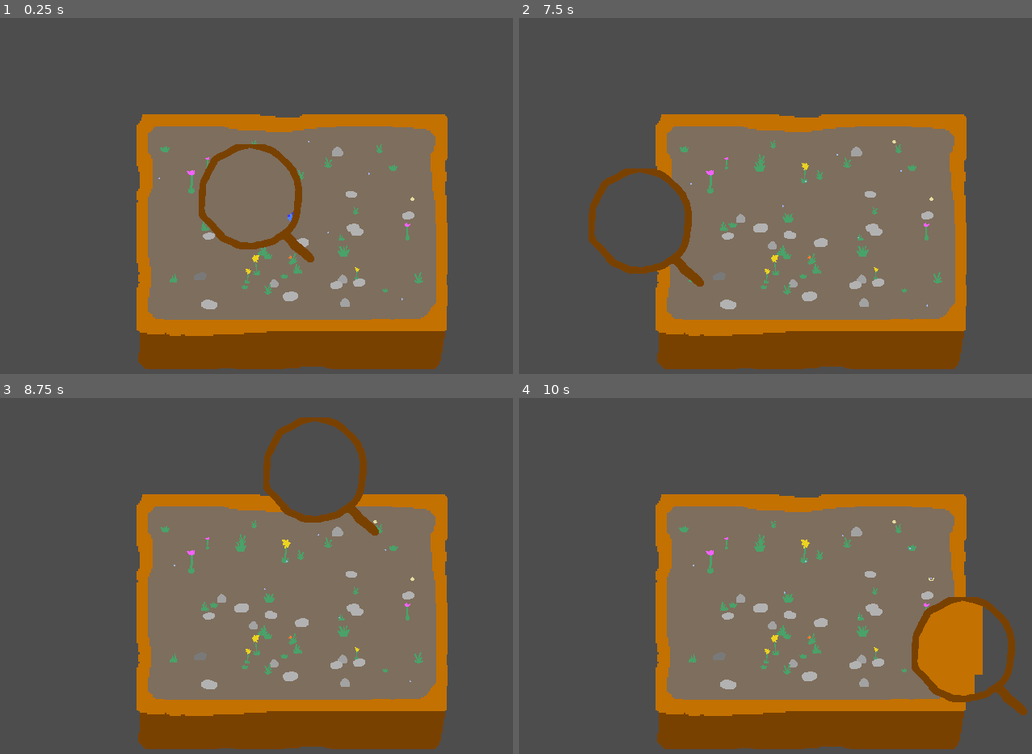
Above: before the commit, frames 1-4 (two rows, left to right).
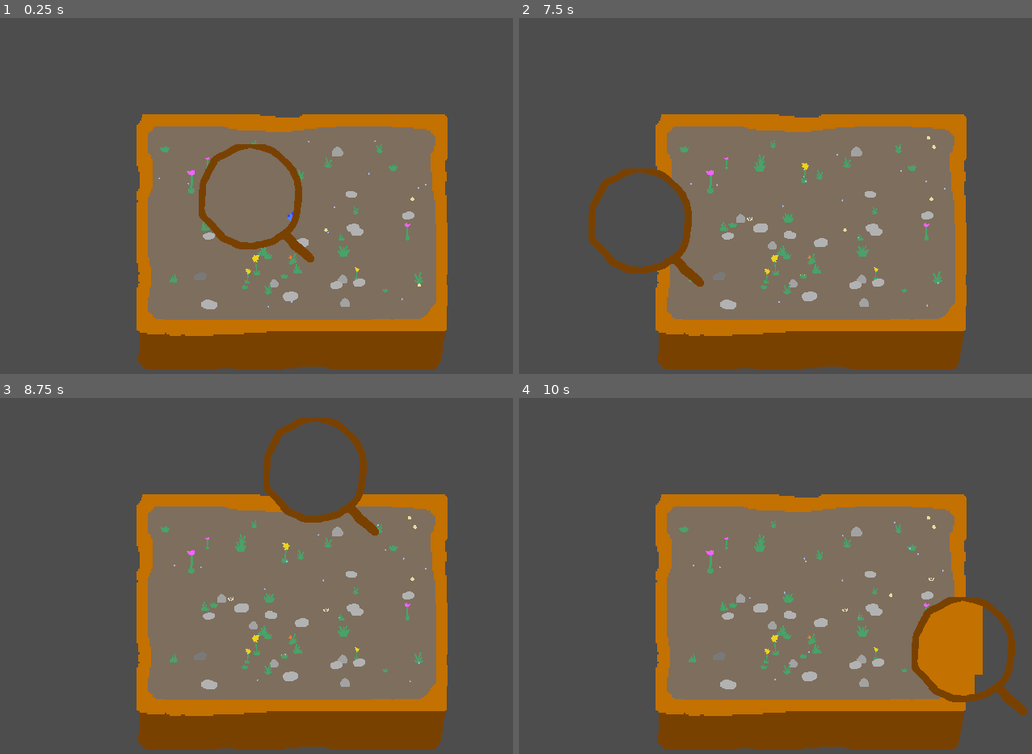
Above: after the commit, the same moments.

Repository: martindzejky/pot-life
Game: Godot game, scene res://main.tscn
Two runs of this game, one before a commit and one after it. Both use one fixed random seed, a clock stepped at 60 frames per second and the inputs below. Sound files missing from this copy of the repository are replaced by a short silence.
Inputs (mouse positions are in pixels of both pictures, inside the frame that each line leads up to):
- Up to frame 1 (0.25 s): no input
- Up to frame 2 (7.5 s): tap Enter at 0.5, 2, 3.5 s; move the mouse to (955, 217) at 0.52 s; tap Space at 1.25, 2.75, 4.25 s; move the mouse to (683, 267) at 1.27 s; move the mouse to (878, 135) at 2.02 s; move the mouse to (780, 338) at 2.77 s; move the mouse to (1006, 313) at 3.52 s; move the mouse to (616, 167) at 4.27 s; move the mouse to (842, 242) at 5.02 s; move the mouse to (713, 121) at 5.77 s; move the mouse to (955, 217) at 6.52 s; move the mouse to (683, 267) at 7.27 s
- Up to frame 3 (8.75 s): move the mouse to (359, 515) at 8.02 s
- Up to frame 4 (10 s): move the mouse to (780, 718) at 8.77 s; move the mouse to (1006, 693) at 9.52 s

The runs differ from the first frame. In frame 1, less than 0.1% of the frame differs, in the area x 36-84%, y 34-82%; in frame 2, less than 0.1%; in frame 3, less than 0.1%; in frame 4, less than 0.1%, in the area x 39-83%, y 33-80%.

Commit message:
tweak spawner numbers

Diff:
--- a/objects/spawner.gd
+++ b/objects/spawner.gd
@@ -14,7 +14,7 @@
         spawnInBounds(object)
 
     # eggs
-    for i in range(randi_range(8, 12)):
+    for i in range(randi_range(14, 22)):
         var object := egg.instantiate() as Egg
         object.hatchOnReady = randf() < 0.8
         object.bounds = bounds
@@ -24,9 +24,9 @@
 
 func spawnEgg():
 
-    $timer.start(randf_range(4, 10))
+    $timer.start(randf_range(2, 4))
 
-    if get_tree().get_node_count_in_group('creature') < 20:
+    if get_tree().get_node_count_in_group('creature') < 40:
         if randf() < 0.6:
             var object := egg.instantiate() as Egg
             object.bounds = bounds
